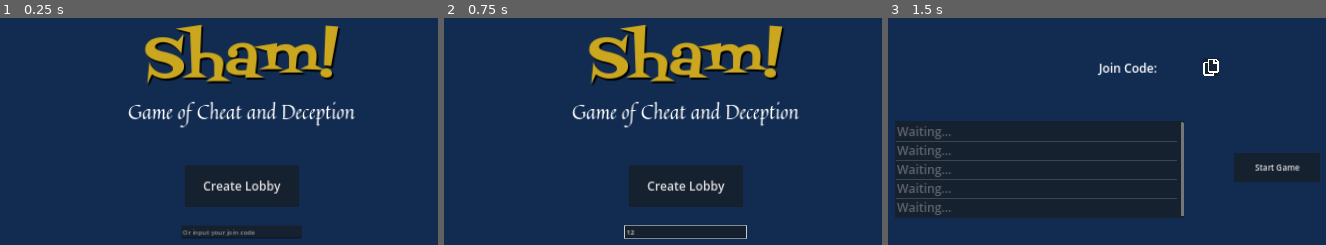
Above: before the commit, frames 1-3 (left to right).
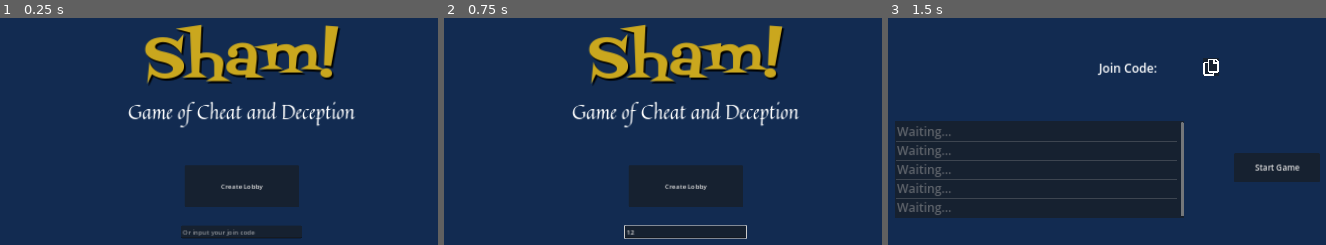
Above: after the commit, the same moments.

Repository: sanujs/cheat-game
Game: Godot game, scene res://main.tscn
Same seed, same stepped clock (60 frames per second), same inputs: the game is played once before the commit and once after it.
Inputs (mouse positions are in pixels of both pictures, inside the frame that each line leads up to):
- Up to frame 1 (0.25 s): no input
- Up to frame 2 (0.75 s): click (684, 231) at 0.52 s; type "12" at 0.6 s
- Up to frame 3 (1.5 s): click "Create Lobby" at 1.25 s

The runs differ from the first frame. In frame 1, 0.5% of the frame differs, in the area x 46-65%, y 71-78%; in frame 2, 0.5%; in frame 3, nothing differs.

Commit message:
New title screen scene

Diff:
--- a/client/cheat/main.tscn
+++ b/client/cheat/main.tscn
@@ -7,7 +7,6 @@
 [ext_resource type="PackedScene" uid="uid://douyuut5kwh04" path="res://scenes/player.tscn" id="4_3ra02"]
 [ext_resource type="FontFile" uid="uid://dadpgs85xbvjx" path="res://fonts/Quintessential-Regular.ttf" id="7_y018u"]
 [ext_resource type="FontFile" uid="uid://wtq10ln4vsce" path="res://fonts/FontdinerSwanky-Regular.ttf" id="7_yf6up"]
-[ext_resource type="Theme" uid="uid://d1fhtyedr8xvc" path="res://main_theme.tres" id="8_a3a40"]
 [ext_resource type="Texture2D" uid="uid://bs4i73cdnq0gi" path="res://assets/copy_icon_white.svg" id="8_f6d71"]
 [ext_resource type="PackedScene" uid="uid://n8vfd3ncsak" path="res://scenes/hand.tscn" id="10_0rnff"]
 [ext_resource type="PackedScene" uid="uid://da5eoaiiebcqk" path="res://scenes/pile.tscn" id="11_417f3"]
@@ -34,7 +33,6 @@
 script = ExtResource("3_hmncd")
 
 [node name="LandingPage" type="CanvasLayer" parent="."]
-visible = false
 
 [node name="ShamLabel" type="Label" parent="LandingPage"]
 anchors_preset = 5
@@ -83,7 +81,6 @@
 grow_horizontal = 2
 grow_vertical = 2
 size_flags_horizontal = 4
-theme = ExtResource("8_a3a40")
 text = "Create Lobby
 "
 
--- a/client/cheat/main_theme.tres
+++ b/client/cheat/main_theme.tres
@@ -1,4 +1,13 @@
-[gd_resource type="Theme" format=3 uid="uid://d1fhtyedr8xvc"]
+[gd_resource type="Theme" load_steps=4 format=3 uid="uid://d1fhtyedr8xvc"]
+
+[ext_resource type="FontFile" uid="uid://qex8tcby6oor" path="res://fonts/Onest-Regular.ttf" id="1_tvkel"]
+
+[sub_resource type="StyleBoxEmpty" id="StyleBoxEmpty_kh5ox"]
+
+[sub_resource type="StyleBoxEmpty" id="StyleBoxEmpty_362es"]
 
 [resource]
-Button/font_sizes/font_size = 30
+Button/font_sizes/font_size = 45
+Button/fonts/font = ExtResource("1_tvkel")
+Button/styles/focus = SubResource("StyleBoxEmpty_kh5ox")
+Button/styles/normal = SubResource("StyleBoxEmpty_362es")
--- /dev/null
+++ b/client/cheat/scenes/title_screen.tscn
@@ -0,0 +1,55 @@
+[gd_scene load_steps=6 format=3 uid="uid://c6ncoaqxokmpx"]
+
+[ext_resource type="Script" path="res://title_screen.gd" id="1_y7o3b"]
+[ext_resource type="Theme" uid="uid://d1fhtyedr8xvc" path="res://main_theme.tres" id="2_0ngnq"]
+[ext_resource type="FontFile" uid="uid://d017b5exh2gi0" path="res://fonts/Quicksand-SemiBold.ttf" id="3_q8i5a"]
+[ext_resource type="PackedScene" uid="uid://n8vfd3ncsak" path="res://scenes/hand.tscn" id="4_a02u5"]
+[ext_resource type="PackedScene" uid="uid://ci06c270f0q8a" path="res://scenes/card/card.tscn" id="5_qowsr"]
+
+[node name="TitleScreen" type="Control"]
+layout_mode = 3
+anchors_preset = 0
+script = ExtResource("1_y7o3b")
+card_scene = ExtResource("5_qowsr")
+metadata/_edit_lock_ = true
+
+[node name="Background" type="ColorRect" parent="."]
+show_behind_parent = true
+layout_mode = 0
+offset_right = 1981.0
+offset_bottom = 1080.0
+mouse_filter = 2
+color = Color(0.318375, 0.0276087, 0.0695862, 1)
+
+[node name="VBoxContainer" type="VBoxContainer" parent="."]
+layout_mode = 0
+offset_left = 125.0
+offset_top = 453.0
+offset_right = 446.0
+offset_bottom = 589.0
+theme_override_constants/separation = 20
+
+[node name="Create" type="Button" parent="VBoxContainer"]
+layout_mode = 2
+theme = ExtResource("2_0ngnq")
+text = "Create Lobby"
+alignment = 0
+
+[node name="Join" type="Button" parent="VBoxContainer"]
+layout_mode = 2
+theme = ExtResource("2_0ngnq")
+text = "Join Lobby"
+alignment = 0
+
+[node name="Label" type="Label" parent="."]
+layout_mode = 0
+offset_left = 114.0
+offset_top = 45.0
+offset_right = 385.0
+offset_bottom = 170.0
+theme_override_fonts/font = ExtResource("3_q8i5a")
+theme_override_font_sizes/font_size = 150
+text = "Sham"
+
+[node name="Hand" parent="." instance=ExtResource("4_a02u5")]
+position = Vector2(1185, 2446)
--- /dev/null
+++ b/client/cheat/title_screen.gd
@@ -0,0 +1,19 @@
+extends Control
+
+class_name TitleScreen
+
+@onready var hand: Hand = $Hand
+#var card_scene = load("res://scenes/card/card.tscn")
+@export var card_scene: PackedScene
+
+func _ready() -> void:
+	create_card("AS")
+	create_card("AH")
+	create_card("AC")
+	create_card("AD")
+
+func create_card(card_string: String):
+	var new_card: Card = card_scene.instantiate()
+	hand.add_card(new_card)
+	new_card.set_values_from_string(card_string)
+	new_card.visible = true
Binary file added: client/cheat/fonts/Onest-Regular.ttf
Not shown, added: client/cheat/fonts/Onest-Regular.ttf.import
Not shown, added: client/cheat/fonts/Onest-VariableFont_wght.ttf.import
Binary file added: client/cheat/fonts/Quicksand-SemiBold.ttf
Not shown, added: client/cheat/fonts/Quicksand-SemiBold.ttf.import
Not shown: 1 places in client/cheat/main.tscn that only renumber resources
